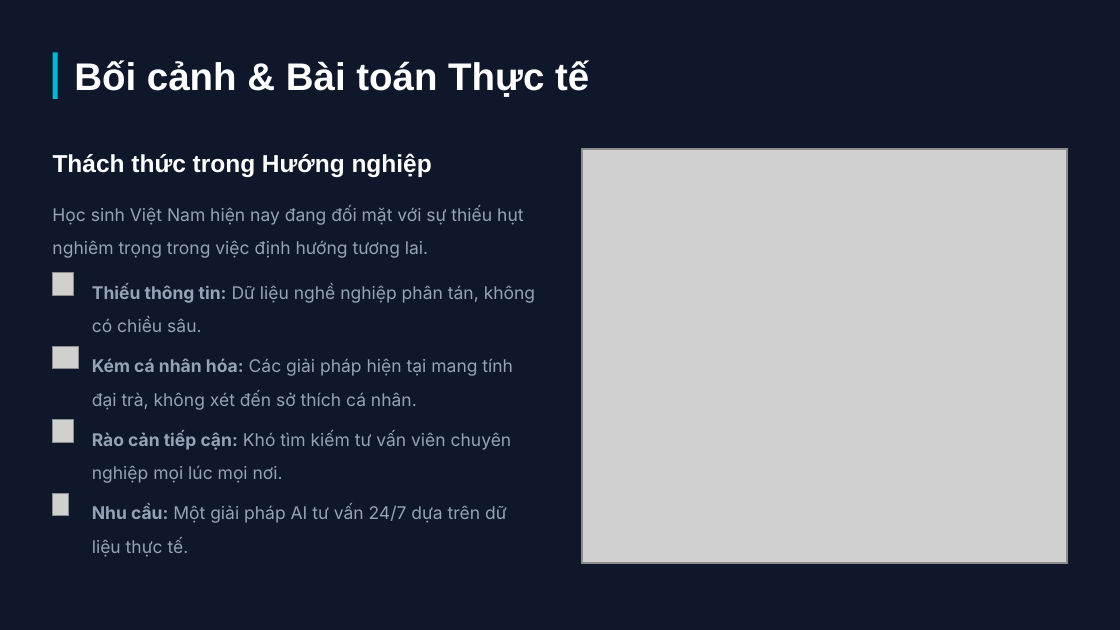
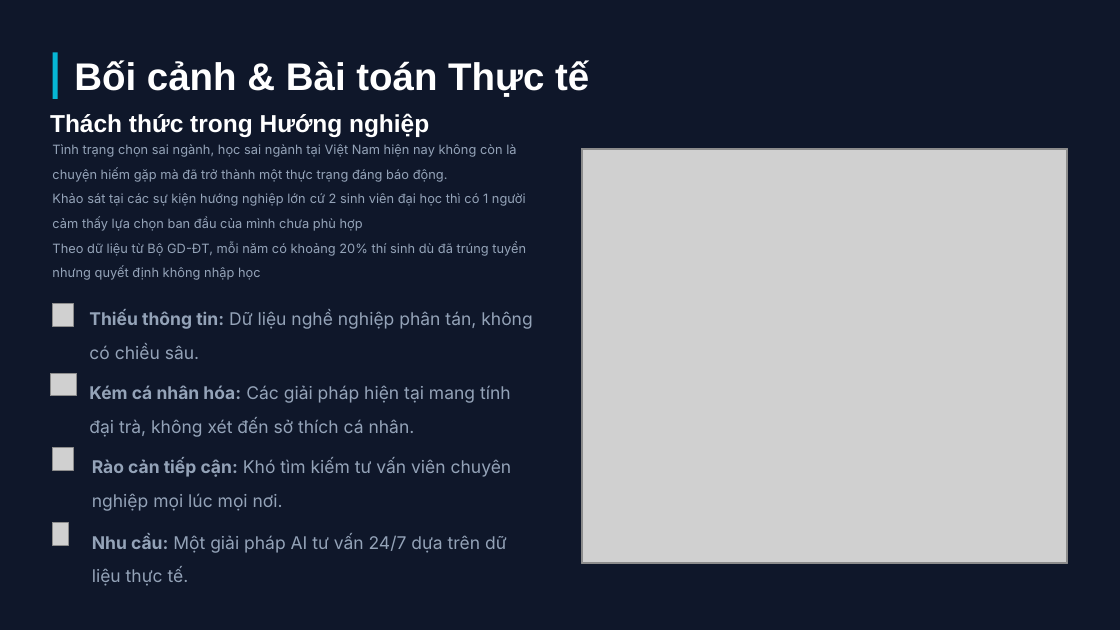
Before and after one commit to dinhsst/ai-powered-career-guidance-system, a slide deck: slide 2 of Hệ thống Tư vấn Hướng nghiệp AI.pptx. Drawn at 1120x630 pixels with LibreOffice and Linux fonts; fonts in the diff are those of the drawing; grey boxes stand for pictures; background and template pictures are left out. Boxes give left, top, right and bottom in pixels: in the first picture for what was removed or moved away, otherwise in the second. Text is boxed around its words. In the diff, an @@ line names an element or a change of style, - is before the commit and + after.

```diff
--- a/Hệ thống Tư vấn Hướng nghiệp AI.pptx
+++ b/Hệ thống Tư vấn Hướng nghiệp AI.pptx
@@ text "Thách thức trong Hướng nghiệp": place and size @@
-text "Thách thức trong Hướng nghiệp" at <box>53,153,432,177</box>
+text "Thách thức trong Hướng nghiệp" at <box>50,113,429,137</box>
@@ text at <box>52,144,526,280</box>: text changed; size 15 to 11 pt @@
-Học sinh Việt Nam hiện nay đang đối mặt với sự thiếu hụt nghiêm trọng trong việc định hướng tương lai.
+Tình trạng chọn sai ngành, học sai ngành tại Việt Nam hiện nay không còn là chuyện hiếm gặp mà đã trở thành một thực trạng đáng báo động.
+Khảo sát tại các sự kiện hướng nghiệp lớn cứ 2 sinh viên đại học thì có 1 người cảm thấy lựa chọn ban đầu của mình chưa phù hợp
+Theo dữ liệu từ Bộ GD-ĐT, mỗi năm có khoảng 20% thí sinh dù đã trúng tuyển nhưng quyết định không nhập học
@@ 2 texts, 1 picture: place and size @@
-2 texts, 1 picture at <box>52,284,535,410</box>
+2 texts, 1 picture at <box>50,311,532,437</box>
@@ 3 pictures, 2 texts: place and size @@
-3 pictures, 2 texts at <box>52,272,512,557</box>
+3 pictures, 2 texts at <box>52,303,512,586</box>
```
Also in this commit, not shown: 3 other slides changed, 5 slides added, 1 slide removed, 1 other file.
